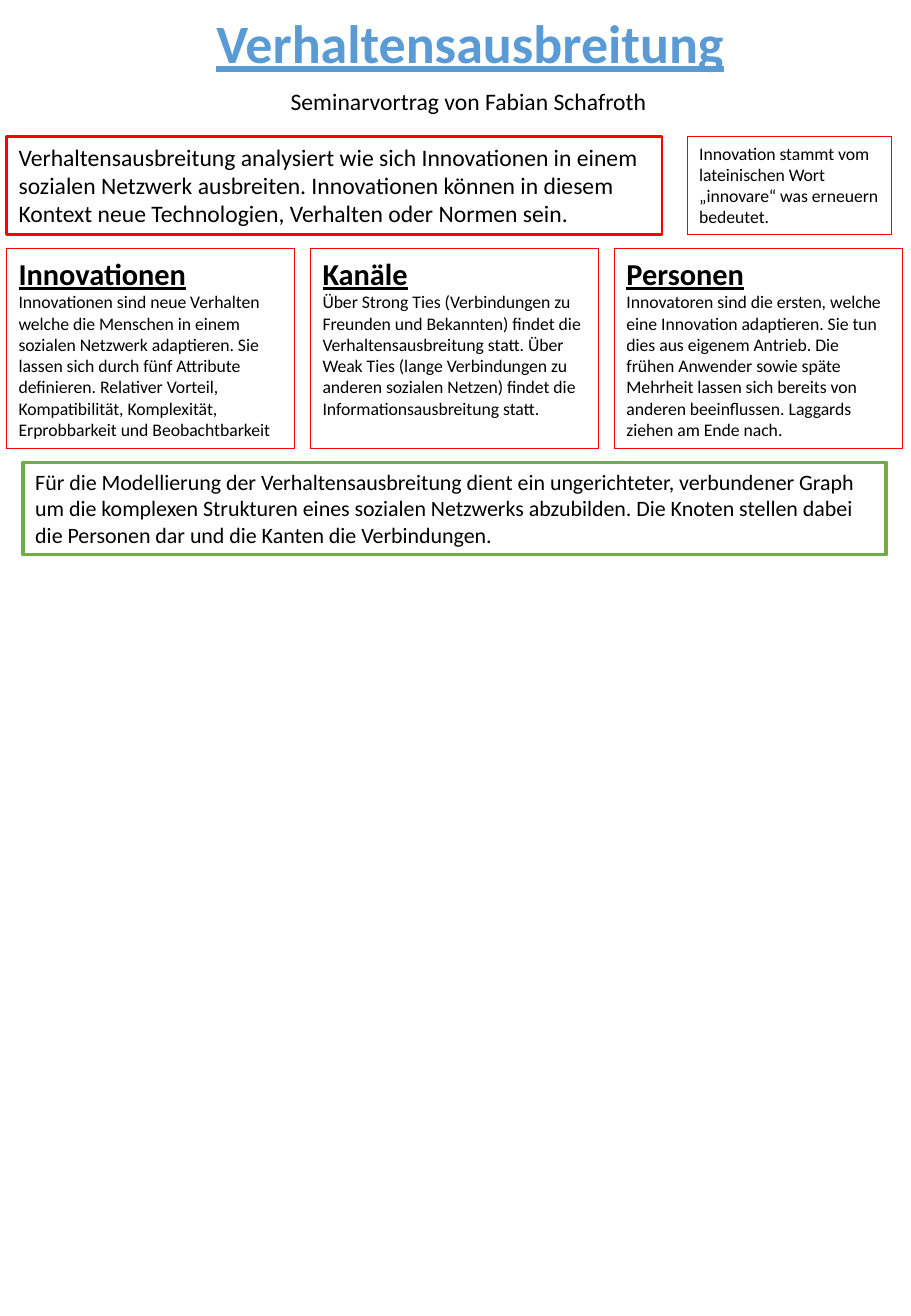
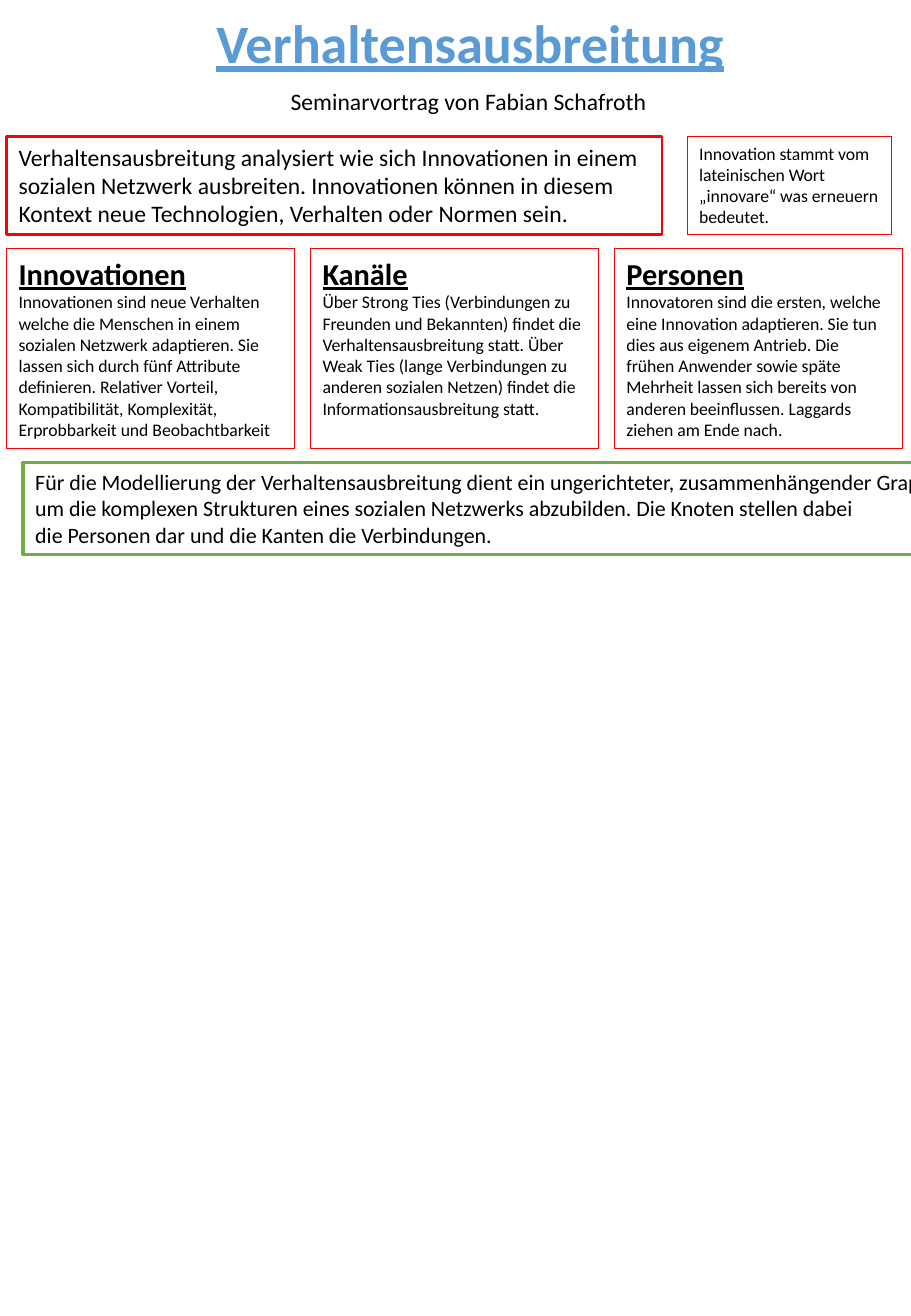
Before and after one commit to BlindSide89/Simple, a slide deck: slide 1 of Presentations/Präsentation1.pptx. Drawn at 911x1316 pixels with LibreOffice and Linux fonts; fonts in the diff are those of the drawing. Boxes give left, top, right and bottom in pixels: in the first picture for what was removed or moved away, otherwise in the second. Text is boxed around its words. In the diff, an @@ line names an element or a change of style, - is before the commit and + after.

```diff
--- a/Presentations/Präsentation1.pptx
+++ b/Presentations/Präsentation1.pptx
@@ rectangle "Für die Modellierung der Verhaltensausbreitung ...": place and size @@
-rectangle "Für die Modellierung der Verhaltensausbreitung ..." at bbox=[23, 463, 885, 555]
+rectangle "Für die Modellierung der Verhaltensausbreitung ..." at bbox=[23, 463, 911, 555]
@@ text in rectangle at bbox=[35, 474, 871, 494]: text changed @@
-Für die Modellierung der Verhaltensausbreitung dient ein ungerichteter, verbundener Graph
+Für die Modellierung der Verhaltensausbreitung dient ein ungerichteter, zusammenhängender Graph
```
Also in this commit, not shown: 1 other file.
